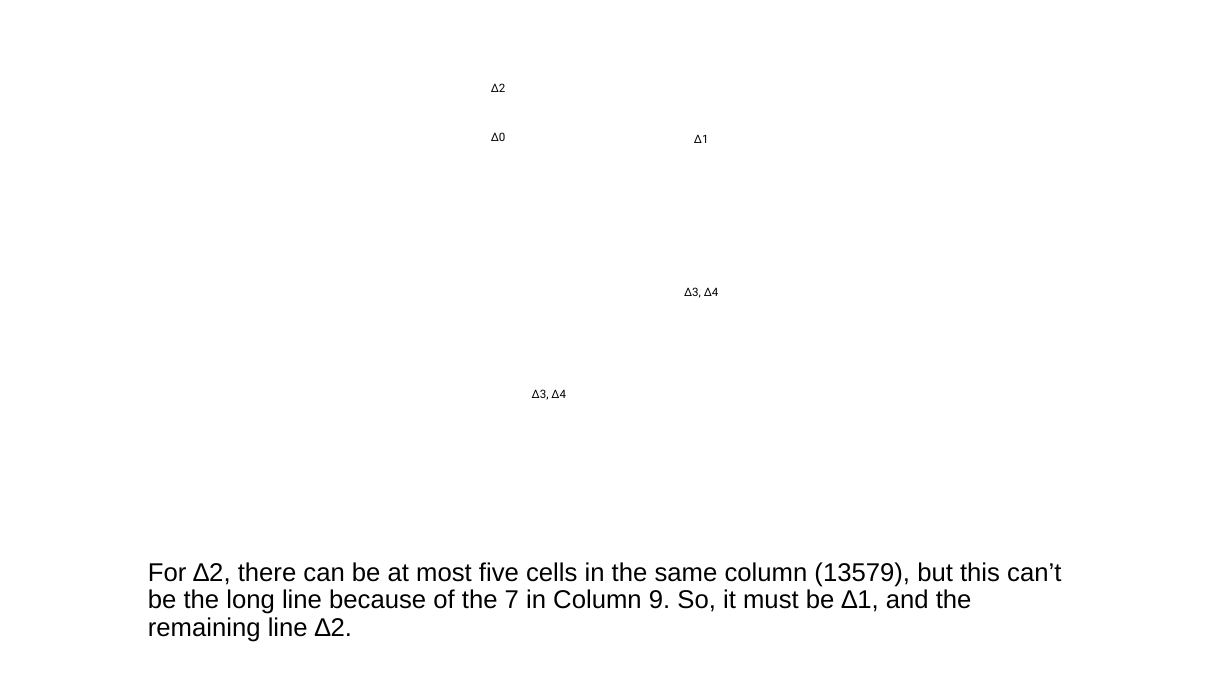
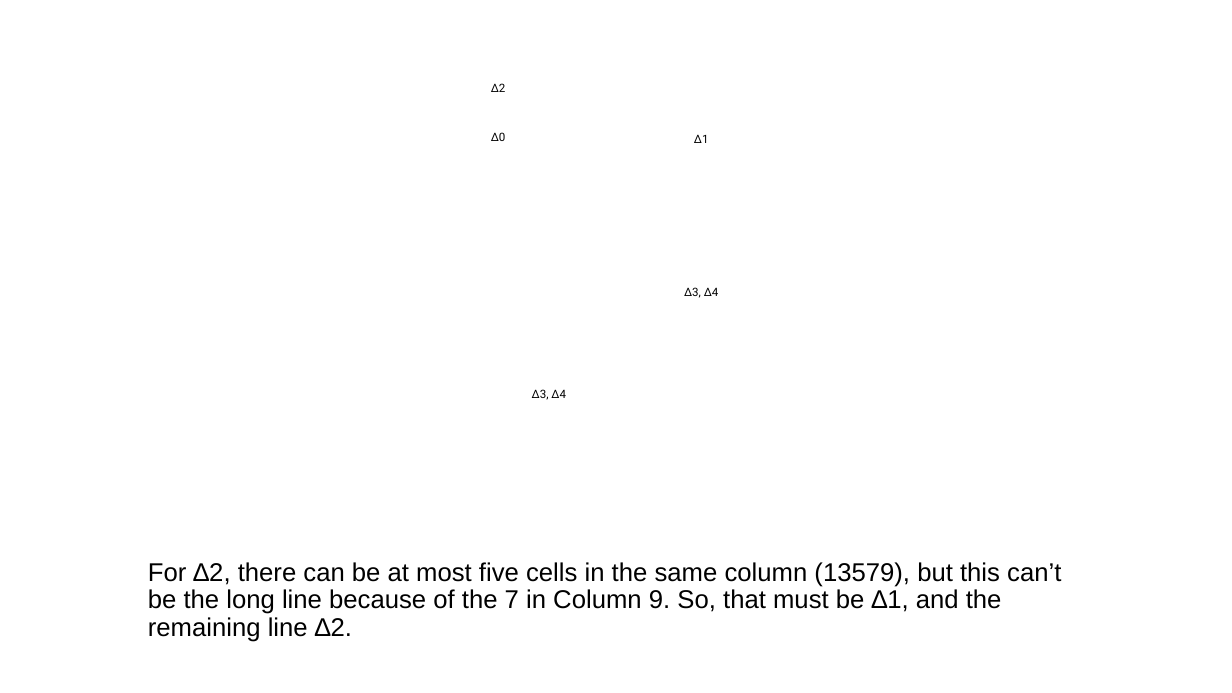
Before and after one commit to jhardis/WSJ_Number_Puzzles, a slide deck: slide 4 of 20260627_2.pptx. Drawn at 1232x693 pixels with LibreOffice and Linux fonts; fonts in the diff are those of the drawing; background and template pictures are left out. Boxes give left, top, right and bottom in pixels: in the first picture for what was removed or moved away, otherwise in the second. Text is boxed around its words. In the diff, an @@ line names an element or a change of style, - is before the commit and + after.

```diff
--- a/20260627_2.pptx
+++ b/20260627_2.pptx
@@ text at [148,562,1061,642]: text changed @@
-For ∆2, there can be at most five cells in the same column (13579), but this can’t be the long line because of the 7 in Column 9. So, it must be ∆1, and the remaining line ∆2.
+For ∆2, there can be at most five cells in the same column (13579), but this can’t be the long line because of the 7 in Column 9. So, that must be ∆1, and the remaining line ∆2.
```
Also in this commit, not shown: 18 other slides changed, 7 slides added, 7 slides removed.
